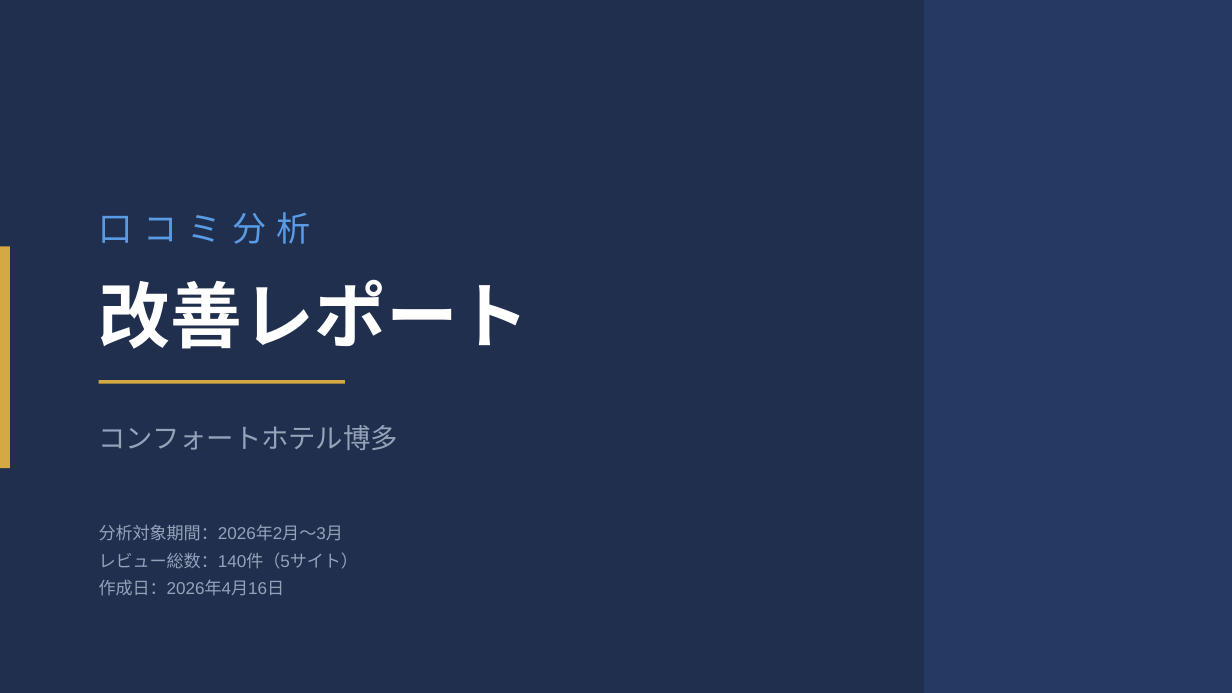
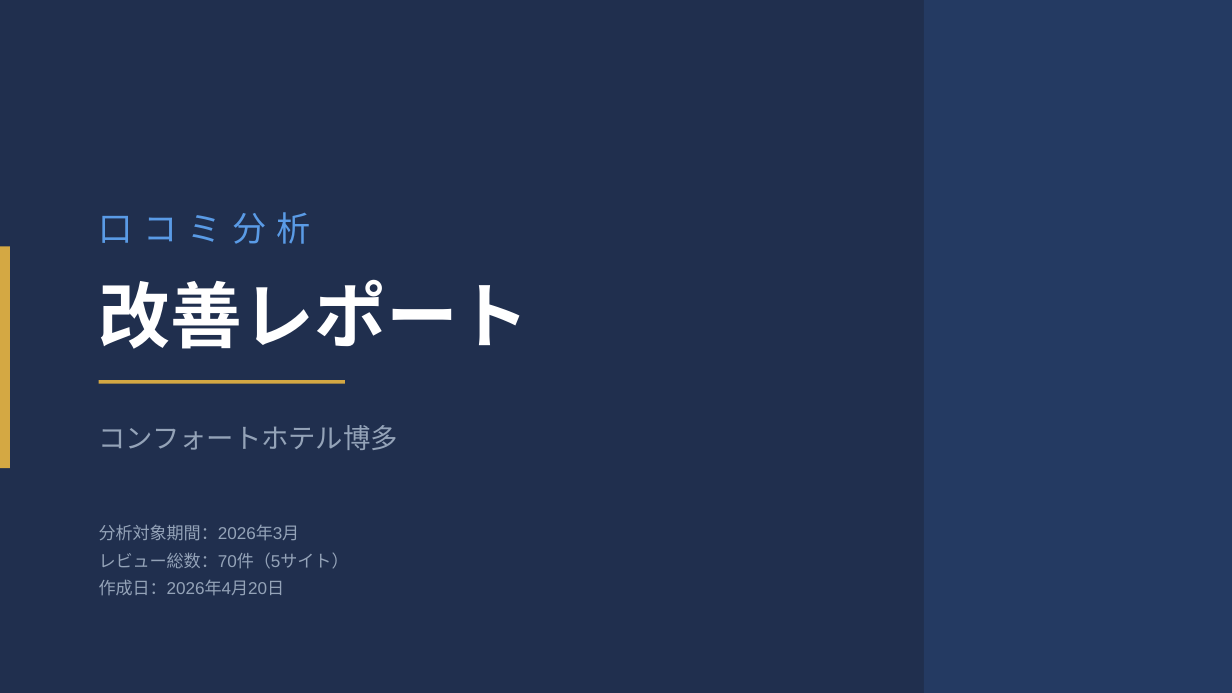
Before and after one commit to TAKAHASHIMITSUGU329/primechange-portal, a slide deck: slide 1 of 納品レポート/ホテル別レポート/comfort_hakata_口コミ分析レポート.pptx. Drawn at 1232x693 pixels with LibreOffice and Linux fonts; fonts in the diff are those of the drawing. Boxes give left, top, right and bottom in pixels: in the first picture for what was removed or moved away, otherwise in the second. Text is boxed around its words. In the diff, an @@ line names an element or a change of style, - is before the commit and + after.

```diff
--- a/納品レポート/ホテル別レポート/comfort_hakata_口コミ分析レポート.pptx
+++ b/納品レポート/ホテル別レポート/comfort_hakata_口コミ分析レポート.pptx
@@ text at (x1=99, y1=525, x2=349, y2=595): text changed @@
-分析対象期間：2026年2月〜3月
-レビュー総数：140件（5サイト）
-作成日：2026年4月16日
+分析対象期間：2026年3月
+レビュー総数：70件（5サイト）
+作成日：2026年4月20日
```
Also in this commit, not shown: 7 other slides changed, 37 other files.
